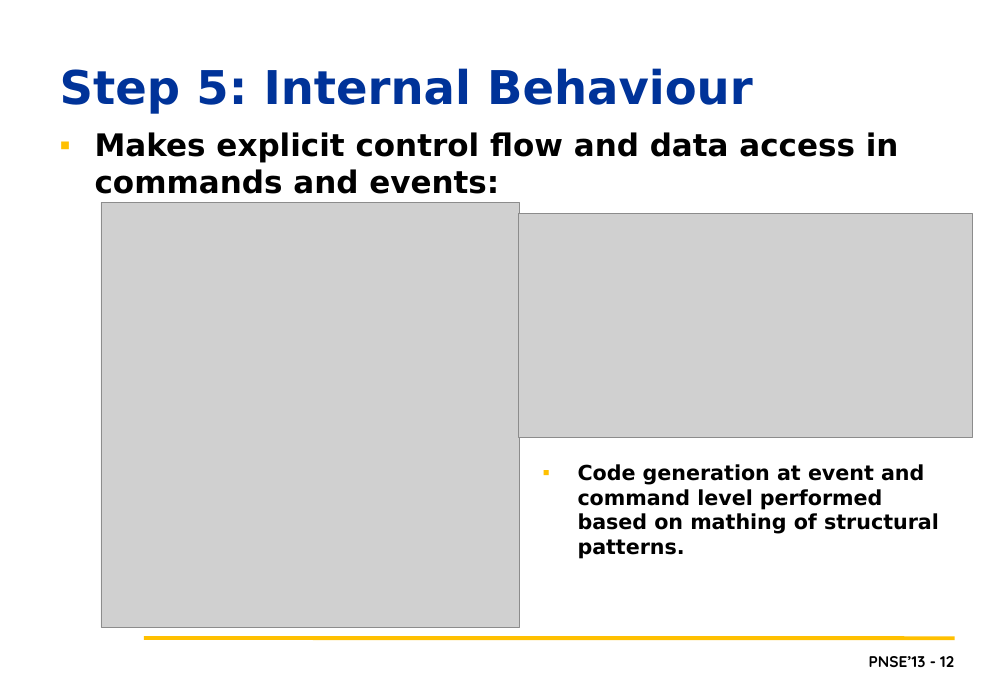
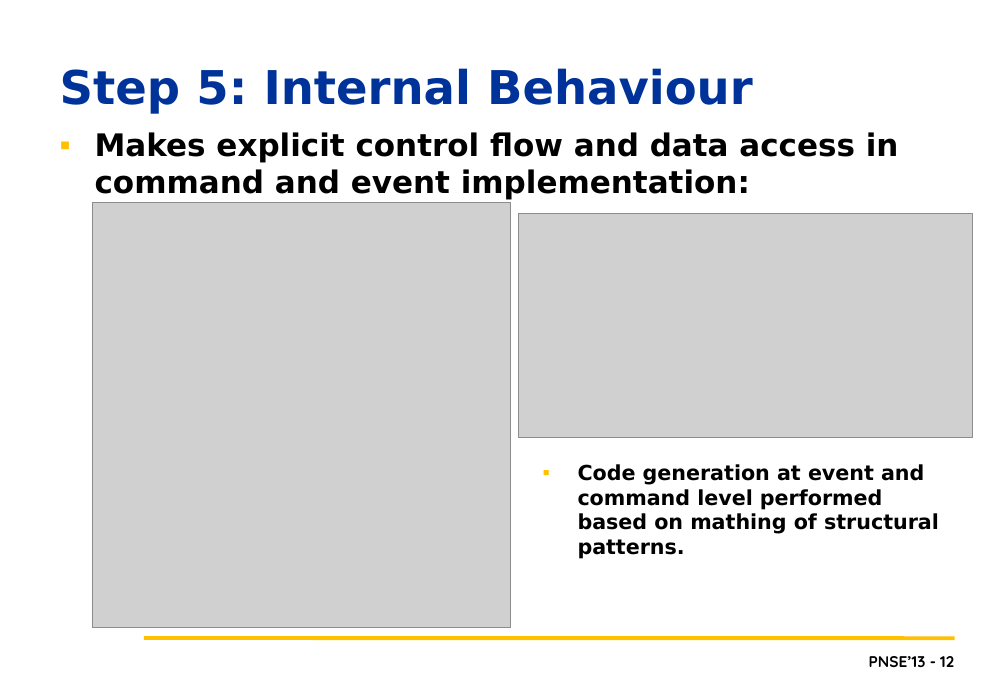
Before and after one commit to lmkr/pnse13roll, a slide deck: slide 12 of LMKPNSE2013.pptx. Drawn at 1008x698 pixels with LibreOffice and Linux fonts; fonts in the diff are those of the drawing; grey boxes stand for pictures; background and template pictures are left out. Boxes give left, top, right and bottom in pixels: in the first picture for what was removed or moved away, otherwise in the second. Text is boxed around its words. In the diff, an @@ line names an element or a change of style, - is before the commit and + after.

```diff
--- a/LMKPNSE2013.pptx
+++ b/LMKPNSE2013.pptx
@@ text at (95,132,899,200): text changed @@
-▪ Makes explicit control flow and data access in commands and events:
+▪ Makes explicit control flow and data access in command and event implementation:
@@ picture: place and size @@
-picture at (101,203,520,628)
+picture at (92,203,511,628)
```
Also in this commit, not shown: 10 other slides changed, 2 slides added.
